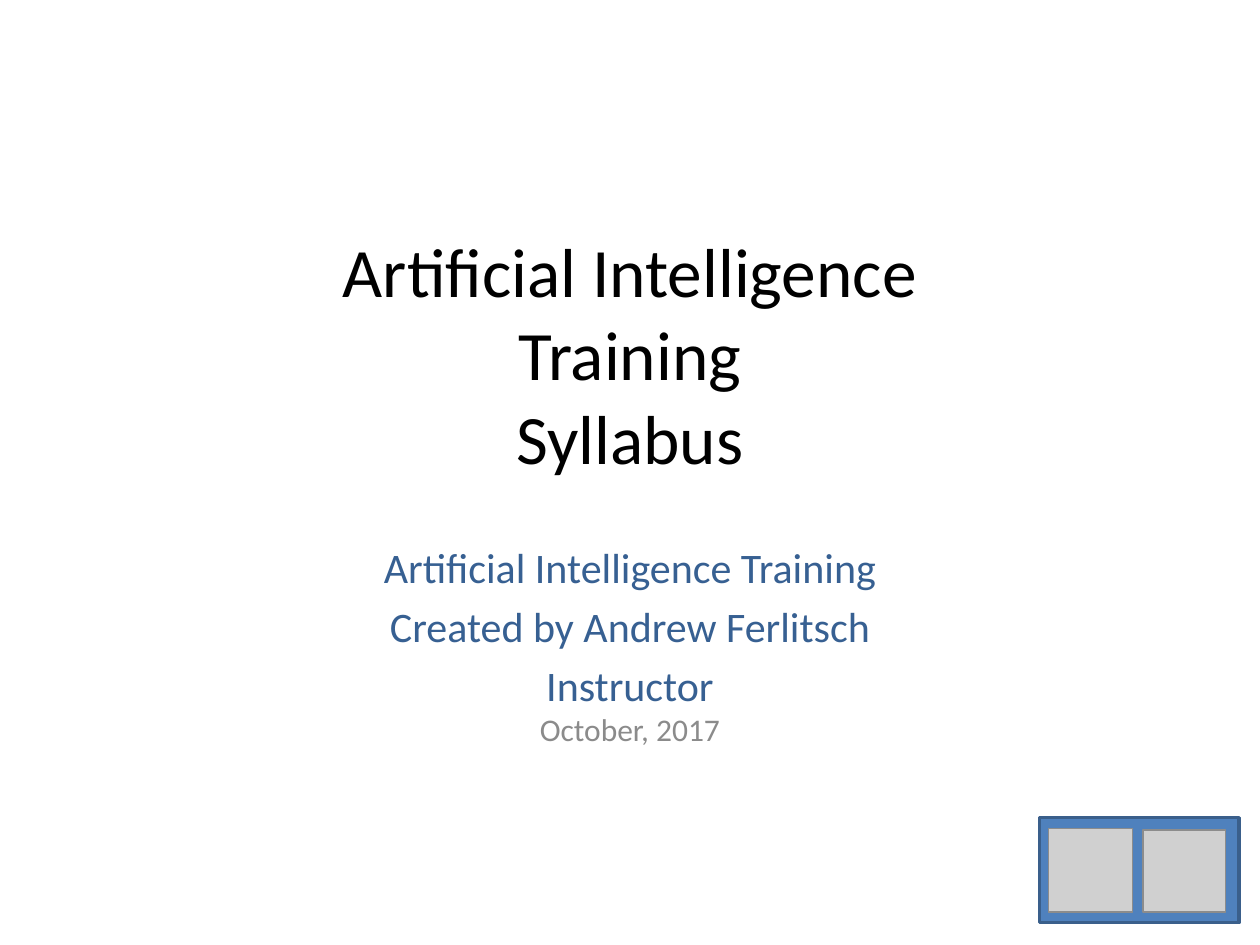
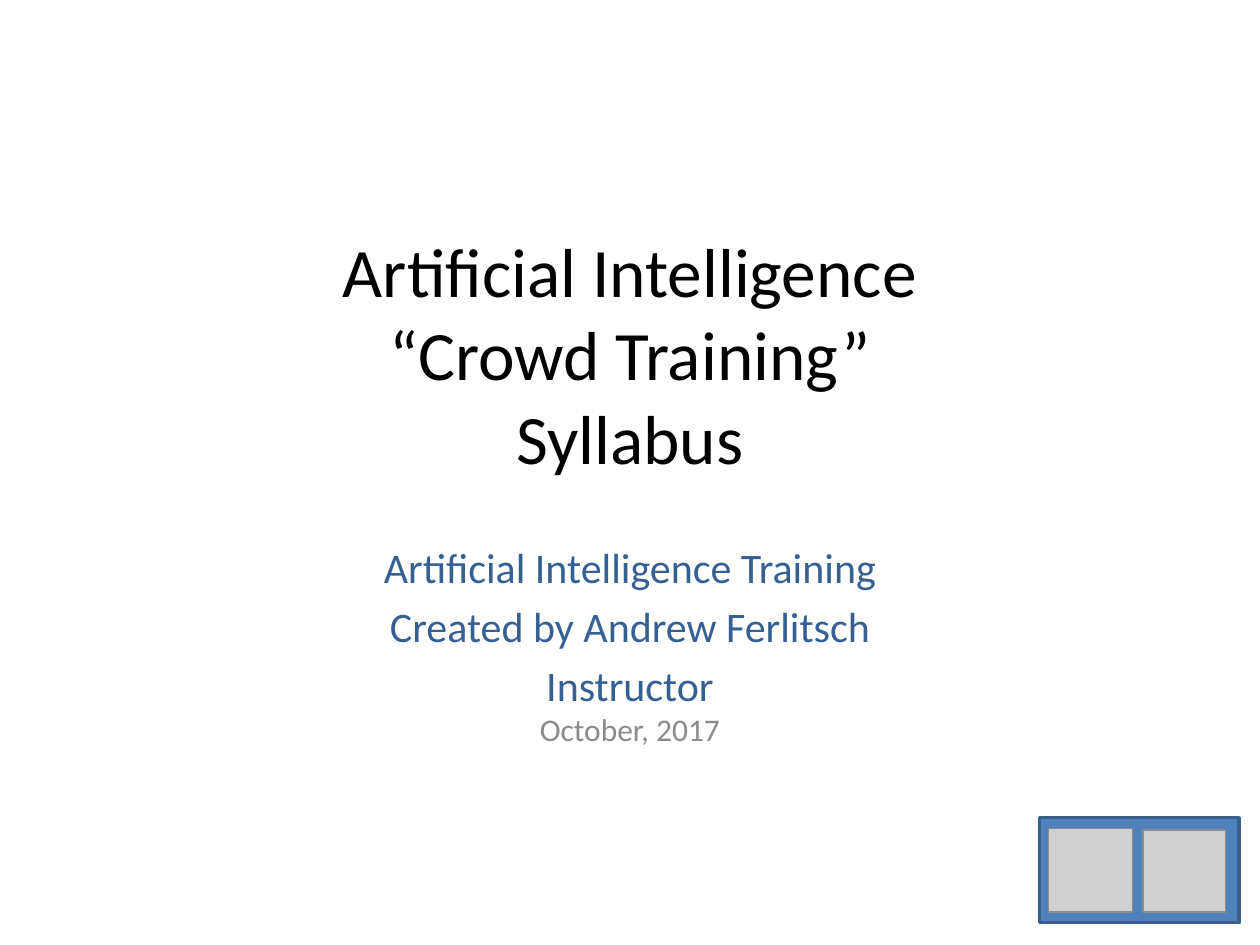
Before and after one commit to andrewferlitsch/Portland-Data-Science-Group, a slide deck: slide 1 of Presentations/AI Training Syllabus.pptx. Drawn at 1260x945 pixels with LibreOffice and Linux fonts; fonts in the diff are those of the drawing; grey boxes stand for pictures. Boxes give left, top, right and bottom in pixels: in the first picture for what was removed or moved away, otherwise in the second. Text is boxed around its words. In the diff, an @@ line names an element or a change of style, - is before the commit and + after.

Commit message:
add crowd training

```diff
--- a/Presentations/AI Training Syllabus.pptx
+++ b/Presentations/AI Training Syllabus.pptx
@@ title at [343, 249, 916, 476]: text changed @@
-Artificial Intelligence
-Training
-Syllabus
+Artificial Intelligence
+“Crowd Training”
+Syllabus
```
Also in this commit, not shown: 1 slide added.
